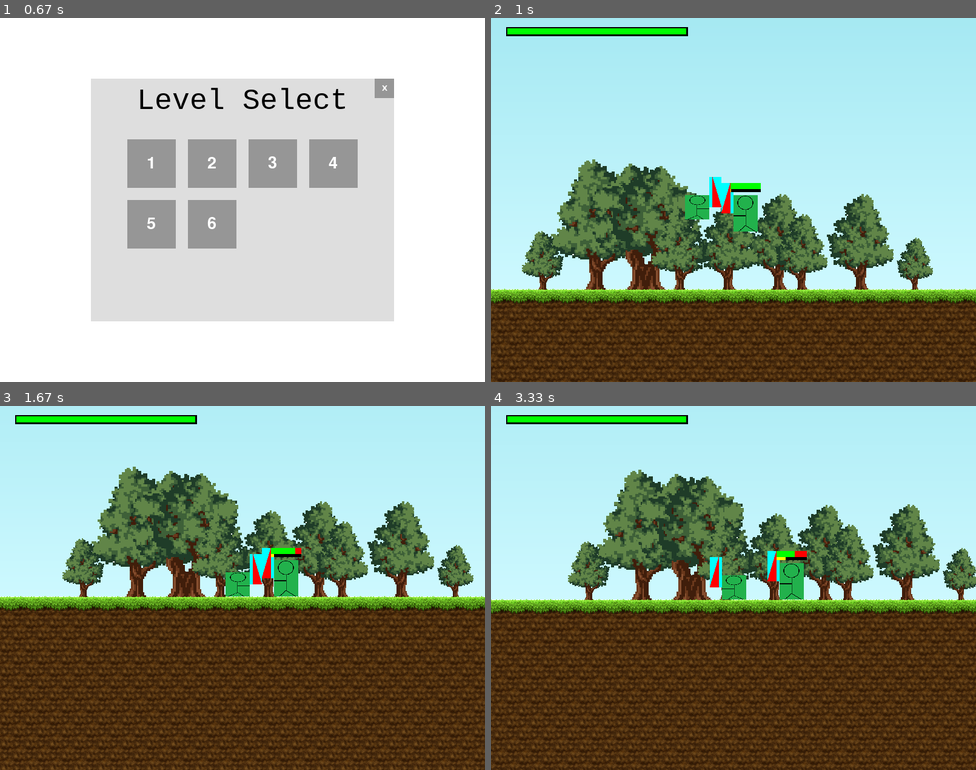
Above: before the commit, frames 1-4 (two rows, left to right).
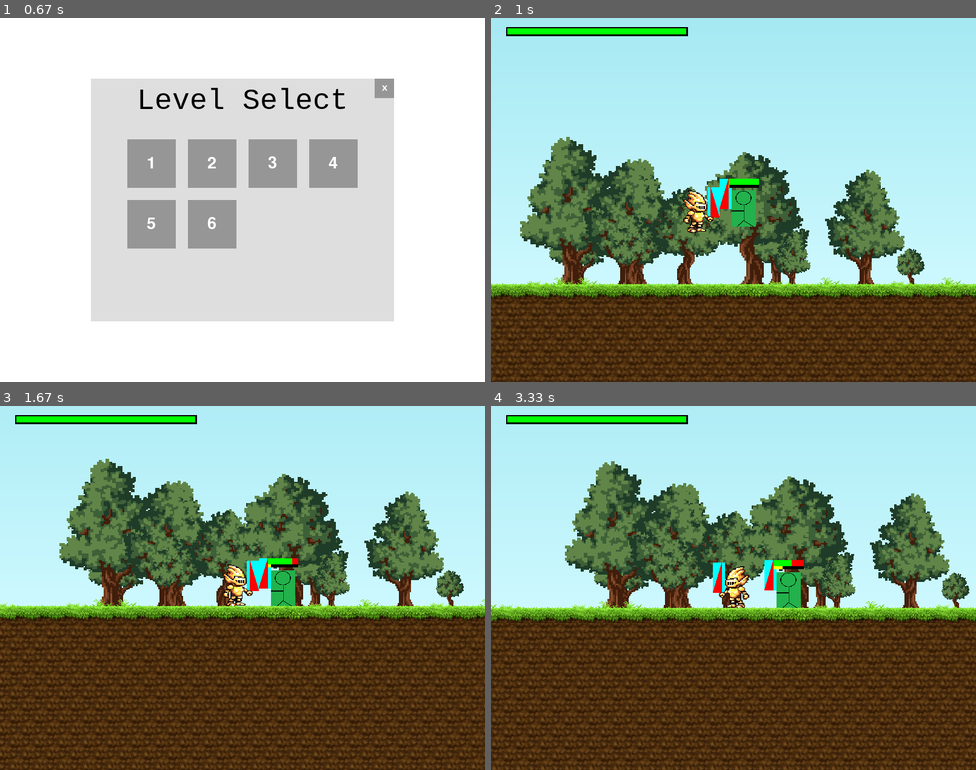
Above: after the commit, the same moments.

Repository: salfk23/2drpg_pygame
Game: pygame game, started from main.py
Same seed, same stepped clock (60 frames per second), same inputs: the game is played once before the commit and once after it.
Inputs (mouse positions are in pixels of both pictures, inside the frame that each line leads up to):
- Up to frame 1 (0.67 s): click (242, 181) at 0.38 s
- Up to frame 2 (1 s): click (641, 163) at 0.72 s
- Up to frame 3 (1.67 s): press the mouse at (242, 617) at 1.03 s; move the mouse to (300, 628) at 1.13 s; release the mouse at (358, 642) at 1.27 s
- Up to frame 4 (3.33 s): press the mouse at (733, 617) at 1.87 s; move the mouse to (699, 566) at 1.97 s; release the mouse at (665, 511) at 2.1 s; tap A at 2.17 s; click (621, 635) at 2.55 s

Frame 1 is identical in both runs. In frame 2, 29% of the frame differs, in the area x 0-100%, y 32-100%; in frame 3, 35%; in frame 4, 37%, in the area x 0-100%, y 15-100%.

Commit message:
Revamped Assets again

Diff:
--- /dev/null
+++ b/assets/images.py
@@ -0,0 +1,69 @@
+import pygame
+
+player_image = pygame.image.load("assets\\images\\player.png")
+
+dirt_image = pygame.image.load("assets\\images\\dirt_1.png")
+
+grass_1_image = pygame.image.load("assets\\images\\grass_1.png")
+grass_2_image = pygame.image.load("assets\\images\\grass_2.png")
+grass_3_image = pygame.image.load("assets\\images\\grass_3.png")
+grass_4_image = pygame.image.load("assets\\images\\grass_4.png")
+grass_5_image = pygame.image.load("assets\\images\\grass_5.png")
+grass_6_image = pygame.image.load("assets\\images\\grass_6.png")
+
+tree_1_image = pygame.image.load("assets\\images\\tree_1.png")
+tree_2_image = pygame.image.load("assets\\images\\tree_2.png")
+tree_3_image = pygame.image.load("assets\\images\\tree_3.png")
+tree_4_image = pygame.image.load("assets\\images\\tree_4.png")
+
+grass_top_1_image = pygame.image.load("assets\\images\\grass_top_1.png")
+grass_top_2_image = pygame.image.load("assets\\images\\grass_top_2.png")
+mushroom_1_image = pygame.image.load("assets\\images\\mushroom_1.png")
+mushroom_2_image = pygame.image.load("assets\\images\\mushroom_2.png")
+mushroom_3_image = pygame.image.load("assets\\images\\mushroom_3.png")
+sign_1_image = pygame.image.load("assets\\images\\sign_1.png")
+statue_1_image = pygame.image.load("assets\\images\\statue_1.png")
+
+devil_image = pygame.image.load("assets\\images\\devil.png")
+minotaur_image = pygame.image.load("assets\\images\\minotaur.png")
+goblin_image = pygame.image.load("assets\\images\\goblin.png")
+zombie_image = pygame.image.load("assets\\images\\zombie.png")
+knight_image = pygame.image.load("assets\\images\\knight.png")
+
+item_battleaxe_image = pygame.image.load("assets\\images\\item_battleaxe.png")
+item_mace_image = pygame.image.load("assets\\images\\item_mace.png")
+item_silversword_image = pygame.image.load("assets\\images\\item_silversword.png")
+item_trident_image = pygame.image.load("assets\\images\\item_trident.png")
+item_warhammer_image = pygame.image.load("assets\\images\\item_warhammer.png")
+
+grass_images = [grass_1_image, grass_2_image, grass_3_image,
+                grass_4_image, grass_5_image, grass_6_image]
+
+# find the largest height of the grass images
+_max_height = max([image.get_height() for image in grass_images])
+
+# create a list of grass images that are the same height as the largest
+# grass image by adding a transparent background to the top of each image
+for image in grass_images.copy():
+    transparent_image = pygame.Surface((image.get_width(), _max_height), pygame.SRCALPHA)
+    transparent_image.blit(image, (0, _max_height - image.get_height()))
+    grass_images.append(transparent_image)
+
+grass_images = grass_images[len(grass_images)//2:]
+
+tree_images = [tree_1_image, tree_2_image, tree_3_image, tree_4_image]
+
+_max_height = max([image.get_height() for image in tree_images])
+
+for image in tree_images.copy():
+    transparent_image = pygame.Surface((image.get_width(), _max_height), pygame.SRCALPHA)
+    transparent_image.blit(image, (0, _max_height - image.get_height()))
+    tree_images.append(transparent_image)
+
+tree_images = tree_images[len(tree_images)//2:]
+
+
+decor_images = [
+  mushroom_1_image, mushroom_2_image, mushroom_3_image,
+  sign_1_image, statue_1_image, grass_top_1_image, grass_top_2_image
+]
--- a/assets/images/library.py
+++ /dev/null
@@ -1,9 +0,0 @@
-import pygame
-
-player_image = pygame.image.load("assets\\images\\player.png")
-dirt_image = pygame.image.load("assets\\images\\dirt_1.png")
-grass_image = pygame.image.load("assets\\images\\grass.png")
-tree_1_image = pygame.image.load("assets\\images\\tree_1.png")
-tree_2_image = pygame.image.load("assets\\images\\tree_2.png")
-tree_3_image = pygame.image.load("assets\\images\\tree_3.png")
-tree_4_image = pygame.image.load("assets\\images\\tree_4.png")
--- a/assets/objects/characters.py
+++ b/assets/objects/characters.py
@@ -5,12 +5,13 @@
 
 from game_engine.helpers import Colors, Direction, Size2D
 
-from assets.images.library import player_image
-from assets.sounds.library import death_sound
+from assets.images import knight_image, player_image
+from assets.sounds import death_sound
 
 class Player(PlayerConstruct):
-    def __init__(self, position: pygame.Vector2, size: Size2D, speed: int, jump_power: int):
-        super().__init__(player_image, position, size, speed, jump_power)
+    def __init__(self, position: pygame.Vector2, speed: int, jump_power: int):
+        super().__init__(knight_image, position, (50, 70) , speed, jump_power)
+        self.name = "Player"
         self.jump_limit = 3
         self.stomp_damage = 40
         self.actions = {
@@ -29,6 +30,12 @@
                 pygame.BUTTON_LEFT: self.attack,
             }
         }
+
+    @property
+    def anchor(self):
+        return (pygame.Vector2(self.rect.midright) + pygame.Vector2(-10, 9)
+                if self.direction else
+                pygame.Vector2(self.rect.midleft) + pygame.Vector2(10, 9))
 
     def move_jump(self, event: pygame.event.Event):
         _, dirs = self.calculate_position(
@@ -91,6 +98,7 @@
             #     pygame.K_l: self.stop_left,
             # }
         }
+        self.name = "Enemy"
 
     def update(self):
         super().update()
--- a/levels/level_1.py
+++ b/levels/level_1.py
@@ -7,69 +7,74 @@
 from game_engine.entities.world_objects import Tile
 
 from ui.player import PlayerHUD
-from assets.images.library import dirt_image,grass_image, tree_1_image, tree_2_image, tree_3_image, tree_4_image
+from assets.images import dirt_image, grass_images, tree_images
 from assets.objects.weapons import sample_weapon
 from game_engine.helpers import gradient_rect, tile_texture
-
-
 
 
 def run():
     print("Level 1")
     em = EntityManager.instance()
-    ground_level = 500
     # World Objects declaration
+    GROUND_LEVEL = 500
     WORLD_LENGTH = 10000
-    sky = BackgroundEntity(pygame.Vector2(-1000, -500), (WORLD_LENGTH, ground_level+500))
+
+    sky = BackgroundEntity( pygame.Vector2(-1000, -500),
+                            (WORLD_LENGTH, GROUND_LEVEL+505))
     sky.sprite = pygame.transform.rotate(
         gradient_rect(
             pygame.color.Color("#cdf9ff"),
             pygame.color.Color("#75d5e3"),
-            pygame.Rect(0, 0, ground_level+500, WORLD_LENGTH)
-        )
-    , 90)
-    grass = Tile(pygame.Vector2(-1000, ground_level), (WORLD_LENGTH, 40))
+            pygame.Rect(0, 0, GROUND_LEVEL+505, WORLD_LENGTH)
+        ), 90)
+
+    grass = Entity(pygame.Vector2(-1000, GROUND_LEVEL-11), (WORLD_LENGTH, 40))
+    invisible_ground = Tile(
+        pygame.Vector2(-1000, GROUND_LEVEL), (WORLD_LENGTH, 50))
     ground = Tile(pygame.Vector2(-1000, 525), (WORLD_LENGTH, 300))
     invisible_wall = Tile(pygame.Vector2(0, 0), (20, 500))
-    trees: list[Entity] = []
+
+    background: list[Entity] = []
+
+    tree_size = pygame.Vector2(60, 90)
     for x in range(-500, 8500, 100):
+        # Increase tree tree_size by multiplying by random number
+        size = tree_size * random.uniform(0.8, 3)
         # Randomize tree position
-        x += random.randint(-300, 300)
-        size = pygame.Vector2(60, 90)
-        # Increase tree size by multiplying by random number bewtween 1 and 1.5
-        size *= random.uniform(1, 3)
-        tree = BackgroundEntity(pygame.Vector2(x, ground_level-size.y+5), size)
-        tree_image = random.choice([tree_1_image, tree_2_image, tree_3_image, tree_4_image])
-        tree.sprite = pygame.transform.scale(tree_image, tree.size)
-        trees.append(tree)
+        tree = BackgroundEntity(
+            pygame.Vector2(x + random.randint(-300, 300),
+            GROUND_LEVEL-size.y+5),
+            size
+        )
+        tree.sprite = pygame.transform.scale(random.choice(tree_images), size)
+        background.append(tree)
 
     # Player and other entities declaration
-    player = Player(pygame.Vector2(220, 300), (40, 40), 5, 10)
+    player = Player(pygame.Vector2(220, 300), 5, 10)
     en = Enemy(pygame.Vector2(300, 300), (40, 60), 5, 10)
 
     # Tweaks
-    ground.name = "Ground"
+
+
+
     ground.sprite = tile_texture(dirt_image, ground.size)
-    grass.name = "Grass"
-    grass.sprite = tile_texture(grass_image, grass.size)
+    grass.sprite = tile_texture(grass_images, grass.size)
 
     invisible_wall.name = "Invisible Wall"
 
-    player.name = "Player"
     player.weapon = sample_weapon.copy()
 
     en.name = "Enemy"
     en.direction = False
     en.weapon = sample_weapon.copy()
 
-
     player_healthbar = PlayerHUD.instance()
     player_healthbar.watch_hurtable(player)
     player_healthbar.show = True
 
-
     # Add world objects first
     em.add(ground)
+    em.add(invisible_ground)
     em.add(grass)
     em.add(invisible_wall)
     # Then other entities
@@ -77,6 +82,6 @@
     em.add(en)
     # Then background objects
     em.add(sky)
-    em.add(trees)
+    em.add(background)
     # Focus on player
     em.focused_entity = player
--- a/levels/level_2.py
+++ b/levels/level_2.py
@@ -6,7 +6,7 @@
 from game_engine.entities.world_objects import Tile
 
 from ui.player import PlayerHUD
-from assets.images.library import dirt_image
+from assets.images import dirt_image
 from assets.objects.weapons import sample_weapon
 
 def run():
--- a/levels/level_3.py
+++ b/levels/level_3.py
@@ -6,7 +6,7 @@
 from game_engine.entities.world_objects import Tile
 
 from ui.player import PlayerHUD
-from assets.images.library import dirt_image
+from assets.images import dirt_image
 from assets.objects.weapons import sample_weapon
 
 def run():
--- a/levels/level_4.py
+++ b/levels/level_4.py
@@ -6,7 +6,7 @@
 from game_engine.entities.world_objects import Tile
 
 from ui.player import PlayerHUD
-from assets.images.library import dirt_image
+from assets.images import dirt_image
 from assets.objects.weapons import sample_weapon
 
 def run():
--- a/levels/level_5.py
+++ b/levels/level_5.py
@@ -6,7 +6,7 @@
 from game_engine.entities.world_objects import Tile
 
 from ui.player import PlayerHUD
-from assets.images.library import dirt_image
+from assets.images import dirt_image
 from assets.objects.weapons import sample_weapon
 
 def run():
--- a/levels/level_6.py
+++ b/levels/level_6.py
@@ -6,7 +6,7 @@
 from game_engine.entities.world_objects import Tile
 
 from ui.player import PlayerHUD
-from assets.images.library import dirt_image
+from assets.images import dirt_image
 from assets.objects.weapons import sample_weapon
 
 def run():
Binary file added: assets/images/devil.png
Binary file added: assets/images/goblin.png
Renamed: assets/images/grass.png -> assets/images/grass_1.png
Binary file added: assets/images/grass_2.png
Binary file added: assets/images/grass_3.png
Binary file added: assets/images/grass_4.png
Binary file added: assets/images/grass_5.png
Binary file added: assets/images/grass_6.png
Binary file added: assets/images/grass_top_1.png
Binary file added: assets/images/grass_top_2.png
Binary file added: assets/images/item_battleaxe.png
Binary file added: assets/images/item_mace.png
(and 14 more such lines)
